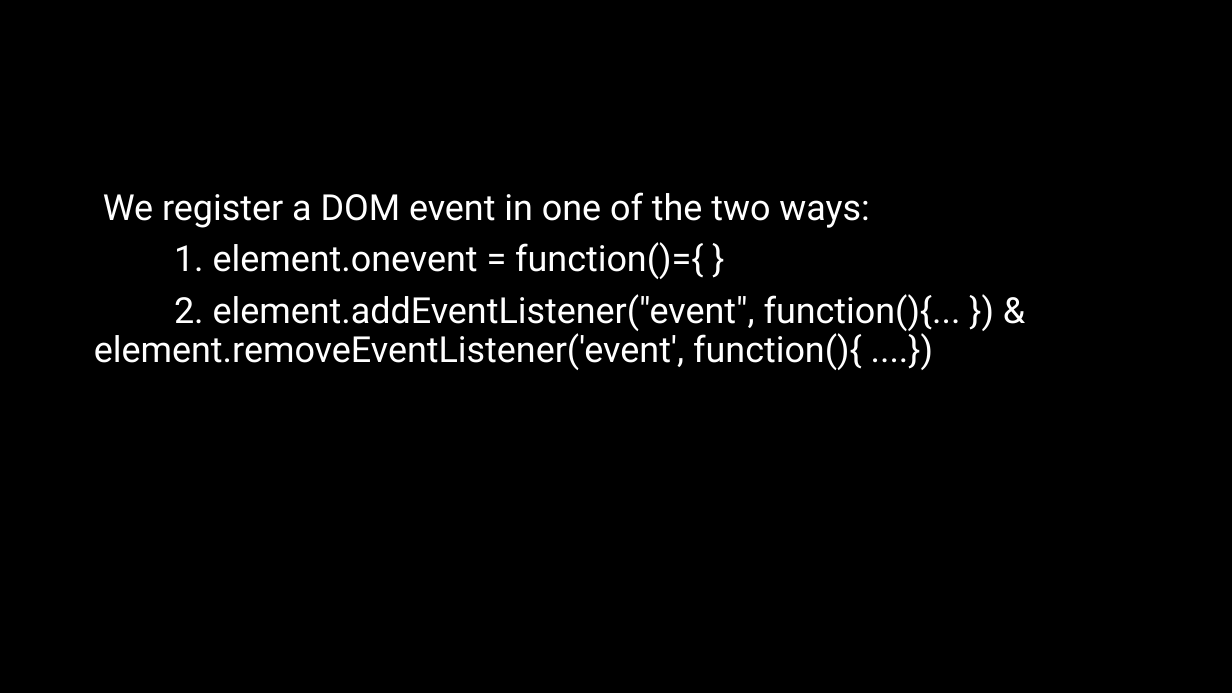
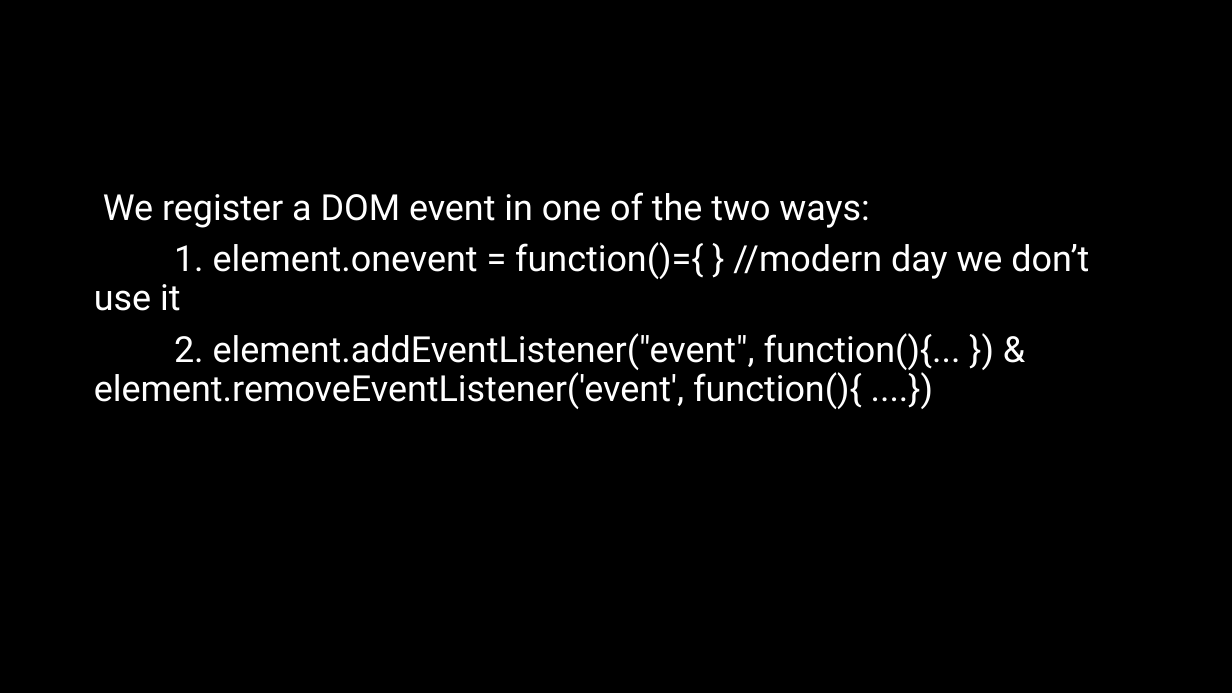
Before and after one commit to natiquekeyin/spring2025, a slide deck: slide 14 of FrontEnd/Week5/Week 5.pptx. Drawn at 1232x693 pixels with LibreOffice and Linux fonts; fonts in the diff are those of the drawing. Boxes give left, top, right and bottom in pixels: in the first picture for what was removed or moved away, otherwise in the second. Text is boxed around its words. In the diff, an @@ line names an element or a change of style, - is before the commit and + after.

```diff
--- a/FrontEnd/Week5/Week 5.pptx
+++ b/FrontEnd/Week5/Week 5.pptx
@@ text at box(94, 242, 1089, 311): text changed @@
-1. element.onevent = function()={ }
+1. element.onevent = function()={ } //modern day we don’t use it
```
Also in this commit, not shown: 2 other slides changed, 9 other files.
